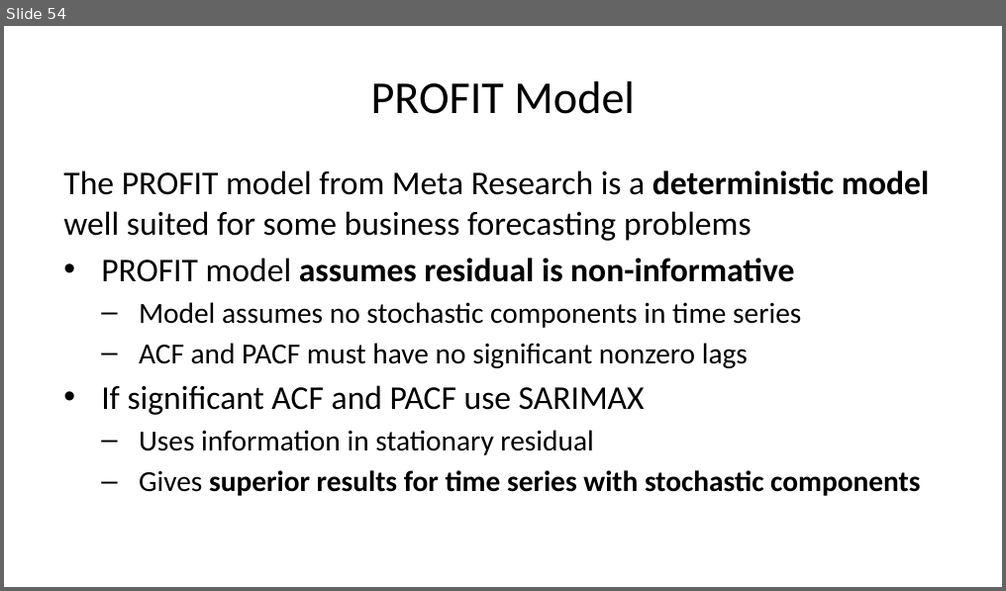
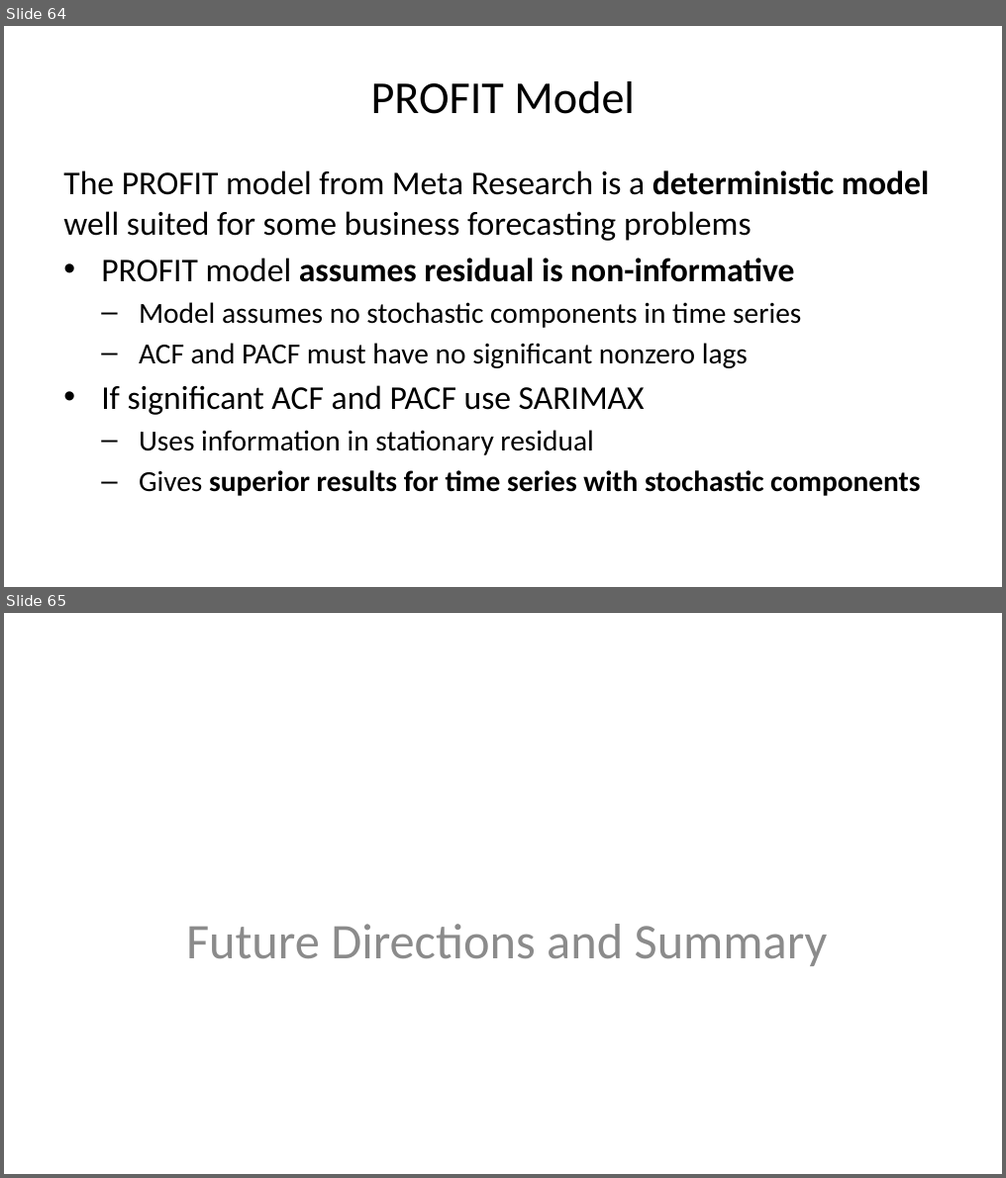
Before and after one commit to StephenElston/CSCI-E-83, a slide deck: LectureSlides/12_IntroductionToTimeSeriesForecasting.pptx. Shown one above the other, each under a label of ours: slide 54 before the commit, slides 64 and 65 after it. The pictures are 1006x591 and 1006x1178 pixels, drawn with LibreOffice and Linux fonts; fonts in the diff are those of the drawing. Boxes give left, top, right and bottom in pixels: in the first picture for what was removed or moved away, otherwise in the second. Text is boxed around its words. In the diff, an @@ line names an element or a change of style, - is before the commit and + after.

```diff
--- a/LectureSlides/12_IntroductionToTimeSeriesForecasting.pptx
+++ b/LectureSlides/12_IntroductionToTimeSeriesForecasting.pptx
@@ slide 65 added at <box>4,613,1002,1174</box>, background #FFFFFF @@
@@ text added at <box>186,924,828,966</box>, 36 pt, text #8C8C8C @@
+Future Directions and Summary
@@ what was slide 54 is now slide 64 @@
```
Also in this commit, not shown: 12 slides changed, 10 other slides added.
